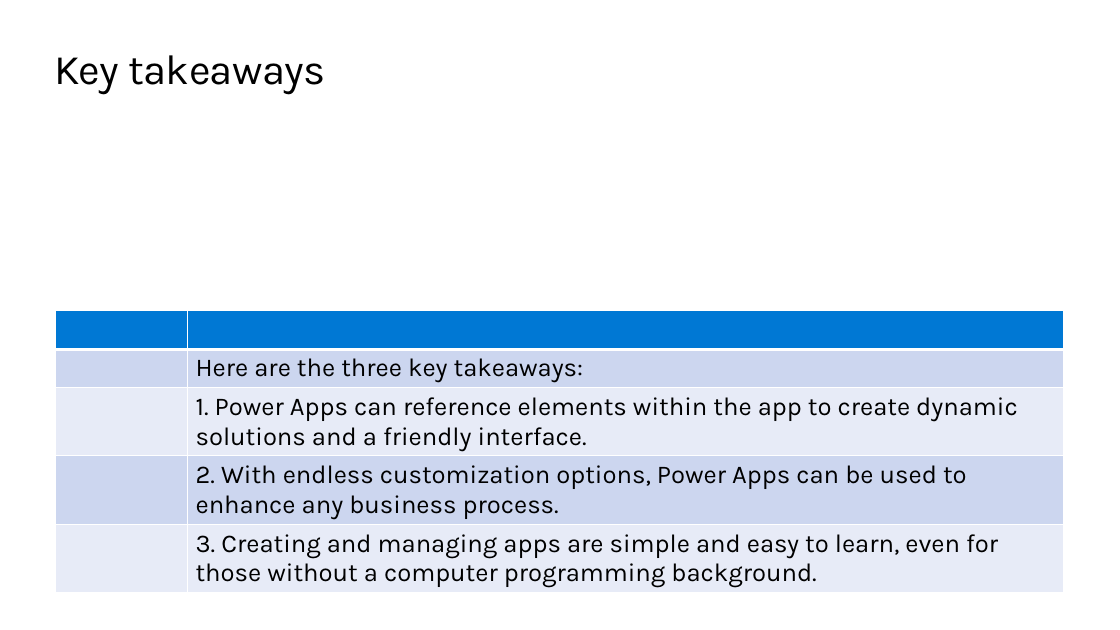
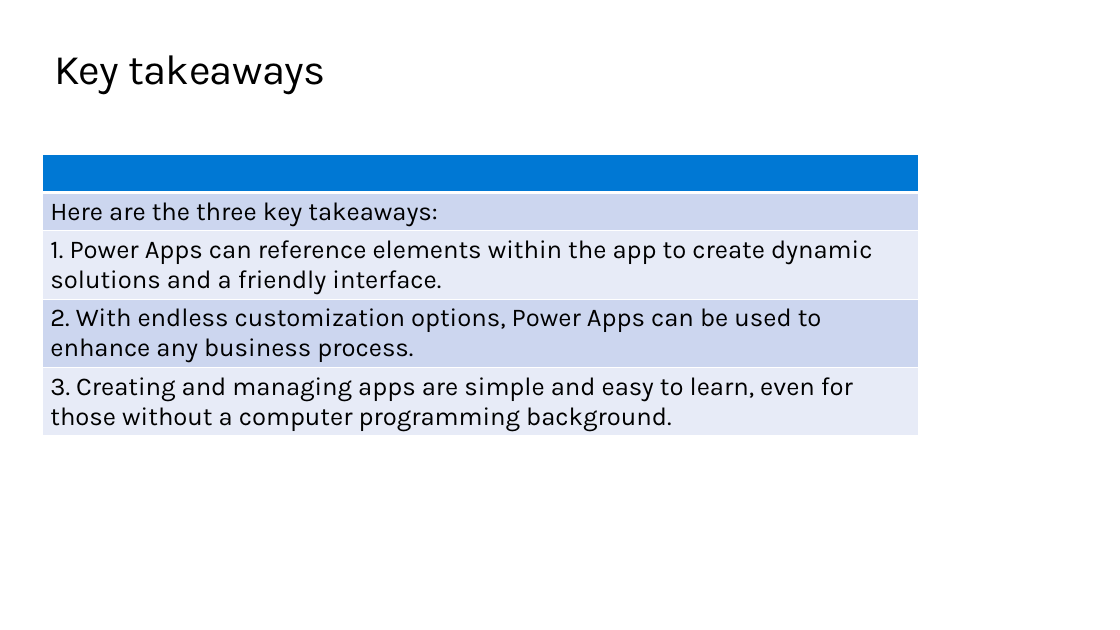
Before and after one commit to microsoft/workshop-library, a slide deck: slide 49 of full/power-platform-canvas-app/slides.pptx (slide 50 before the commit). Drawn at 1120x630 pixels with LibreOffice and Linux fonts; fonts in the diff are those of the drawing; background and template pictures are left out. Boxes give left, top, right and bottom in pixels: in the first picture for what was removed or moved away, otherwise in the second. Text is boxed around its words. In the diff, an @@ line names an element or a change of style, - is before the commit and + after.

Commit message:
edits per QA

```diff
--- a/full/power-platform-canvas-app/slides.pptx
+++ b/full/power-platform-canvas-app/slides.pptx
@@ table at (x1=42, y1=154, x2=919, y2=442) @@
-column 1:  |  |  |  | 
@@ table resized from (x1=56, y1=311, x2=1065, y2=599) to (x1=42, y1=154, x2=919, y2=442) @@
```
Also in this commit, not shown: 4 other slides changed, 1 slide added, 3 slides removed.
